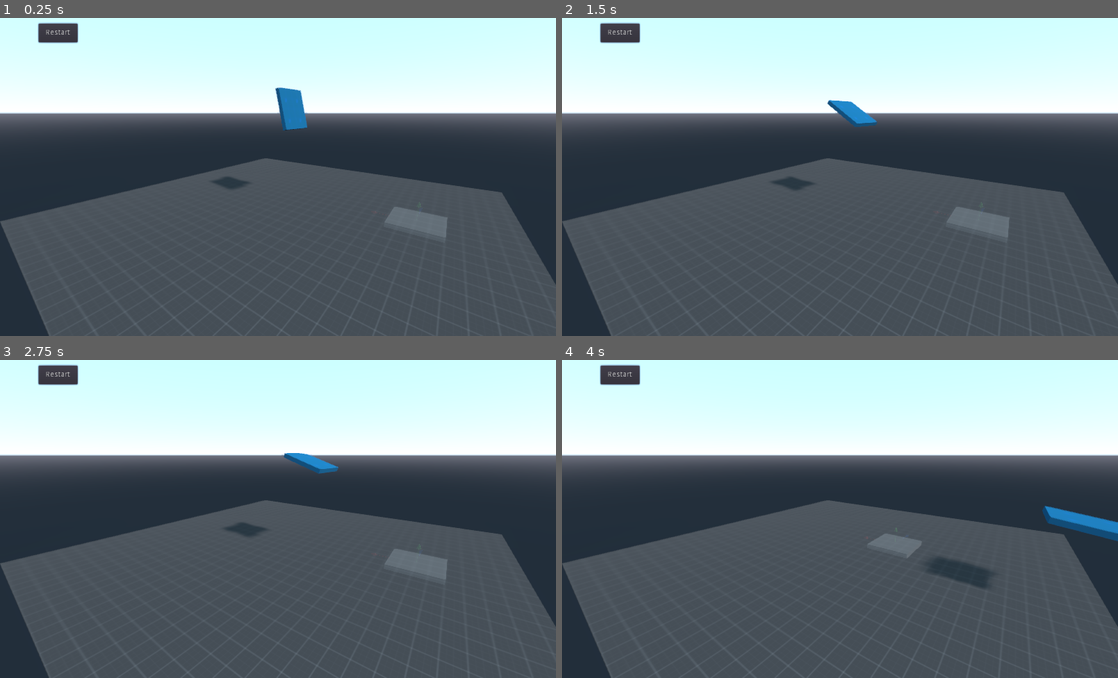
Above: before the commit, frames 1-4 (two rows, left to right).
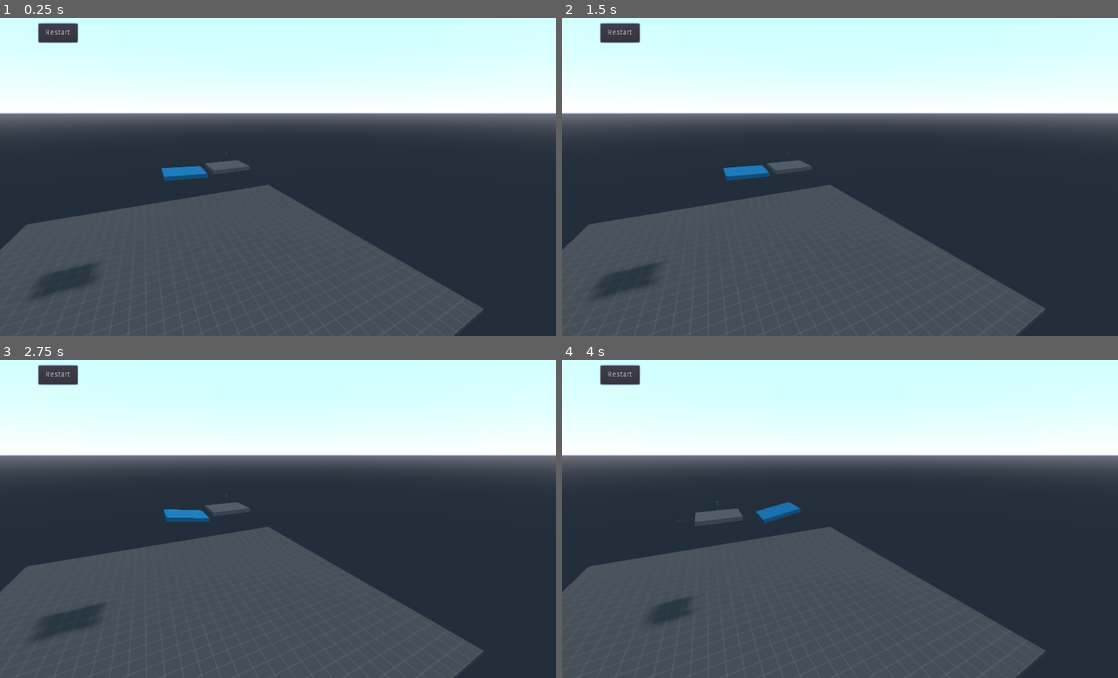
Above: after the commit, the same moments.

Repository: Yash-Pawar-2131/Drone-Simulator
Game: Godot game, scene res://scenes/world_2.tscn
Same seed, same stepped clock (60 frames per second), same inputs: the game is played once before the commit and once after it.
Inputs:
- Up to frame 1 (0.25 s): no input
- Up to frame 2 (1.5 s): click "Restart" at 0.5 s; click "Restart" at 1.25 s
- Up to frame 3 (2.75 s): click "Restart" at 2 s
- Up to frame 4 (4 s): hold Right 2.78-3.53 s; hold Left from 3.53 s (still down)

The runs differ from the first frame. In frame 1, 19% of the frame differs, in the area x 0-100%, y 21-100%; in frame 2, 19%; in frame 3, 19%; in frame 4, 19%.

Commit message:
roll and thrust implemented

Diff:
--- a/scenes/Proto_Drone4.gd
+++ b/scenes/Proto_Drone4.gd
@@ -7,6 +7,15 @@
 const PGAIN = 20
 const DGAIN = 3
 const IGAIN = 2
+
+const PGAIN_R = 3
+const DGAIN_R = 10
+const IGAIN_R = 3
+
+var roll_error : float
+var previous_roll_error : float
+var roll_error_derivative : float
+var roll_error_integral : float
 
 var previous_error : float
 var error : float
@@ -26,6 +35,9 @@
 
 
 func _ready():
+	previous_roll_error = 0.0
+	roll_error_integral = 0.0;
+
 	previous_error = 0.0
 	error_integral = 0.0
 
@@ -43,31 +55,50 @@
 
 func _physics_process(delta):
 
-	roll = desired_drone_state.translation.x - self.translation.x
 
-#	error_derivative = (error - previous_error) / delta
-#	previous_error = error
-#	error_integral = error_integral + error * delta
+	roll_error = (desired_drone_state.translation.x - self.translation.x)
+	roll_error_derivative = (roll_error - previous_roll_error) / delta
+	previous_roll_error = roll_error
+	roll_error_integral = roll_error_integral + roll_error * delta
+
+	error = (desired_drone_state.translation.y - self.translation.y)
+	error_derivative = (error - previous_error) / delta
+	previous_error = error
+	error_integral = error_integral + error * delta
 #
 #	thrust = PGAIN * error + DGAIN * error_derivative + IGAIN * error_integral
 #
-	motorFR = roll
-	motorFL = (-1) * roll
-	motorBR = roll
-	motorBL = (-1) * roll
+#	motorFR = roll
+#	motorFL = (-1) * roll
+#	motorBR = roll
+#	motorBL = (-1) * roll
+
+	roll = (roll_error * PGAIN_R  + roll_error_derivative * DGAIN_R + roll_error_integral * IGAIN_R )* 0.001
+	thrust = error * PGAIN + error_derivative * DGAIN + error_integral * IGAIN
+	print(roll_error)
+	motorFR = thrust +  roll
+	motorFL = thrust - roll
+	motorBR = thrust + roll
+	motorBL = thrust - roll
+	add_force(self.get_transform().basis.y * motorFL * SPEED, $Proto_Drone_Mesh/P1.global_transform.origin - self.global_transform.origin)
+	add_force(self.get_transform().basis.y * motorBL * SPEED, $Proto_Drone_Mesh/P2.global_transform.origin - self.global_transform.origin)
+	add_force(self.get_transform().basis.y * motorBR * SPEED, $Proto_Drone_Mesh/P3.global_transform.origin - self.global_transform.origin)
+	add_force(self.get_transform().basis.y * motorFR * SPEED, $Proto_Drone_Mesh/P4.global_transform.origin - self.global_transform.origin)
+
+
 
 #	print(motorBL)
-	var position = $Proto_Drone_Mesh/P1.global_transform.origin - self.global_transform.origin
+#	var position = $Proto_Drone_Mesh/P1.global_transform.origin - self.global_transform.origin
 #	add_force(self.get_transform().basis.y * motorFL * SPEED, $Proto_Drone_Mesh/P1.get_transform().origin)
 #	add_force(self.get_transform().basis.y * motorBL * SPEED, $Proto_Drone_Mesh/P2.get_transform().origin)
 #	add_force(self.get_transform().basis.y * motorBR * SPEED, $Proto_Drone_Mesh/P3.get_transform().origin)
 #	add_force(self.get_transform().basis.y * motorFR * SPEED, $Proto_Drone_Mesh/P4.get_transform().origin)
-
-	add_force(self.global_transform.basis.y * 10, position)
-#	print((self.get_global_transform().basis.y * 10))
+#	var dir = self.global_transform.basis.y * 10
+#	add_force(dir, position)
+#	print(dir)
 #	print($Proto_Drone_Mesh/P1.global_transform.origin)
 #	print(self.get_global_transform().basis.y * 10)
-	add_force(self.get_transform().basis.y * 10, $Proto_Drone_Mesh/P2.global_transform.origin - self.global_transform.origin)
+#	add_force(self.get_transform().basis.y * 10, $Proto_Drone_Mesh/P2.global_transform.origin - self.global_transform.origin)
 #	add_force(self.get_global_transform().basis.y * (-10), $Proto_Drone_Mesh/P3.get_transform().origin)
 #	add_force(self.global_transform.basis.y * 2, $Proto_Drone_Mesh/P4.global_transform.origin)
 #
--- a/scenes/world_2.tscn
+++ b/scenes/world_2.tscn
@@ -65,8 +65,11 @@
 shape = SubResource( 5 )
 
 [node name="Desired_Drone_State" type="Spatial" parent="."]
-transform = Transform( 1, 0, 0, 0, 0.1, 0, 0, 0, 1, -6.16004, 0.842582, 0 )
+transform = Transform( 1, 0, 0, 0, 0.1, 0, 0, 0, 1, -2.33068, 5.10879, 0 )
 script = ExtResource( 3 )
+__meta__ = {
+"_edit_group_": true
+}
 
 [node name="Desired_Drone_Mesh" type="MeshInstance" parent="Desired_Drone_State"]
 mesh = SubResource( 3 )
@@ -107,7 +110,7 @@
 material/0 = SubResource( 12 )
 
 [node name="Camera" type="Camera" parent="."]
-transform = Transform( -0.804241, 0.150087, -0.575039, -2.20779e-08, 0.967586, 0.252542, 0.594303, 0.203105, -0.778172, -6.77563, 5.13827, -10.2797 )
+transform = Transform( -0.871949, -0.123644, 0.473726, -2.20779e-08, 0.967586, 0.252543, -0.489596, 0.220204, -0.843686, 1.481, 8.085, -12.756 )
 
 [node name="Proto_Drone4" type="RigidBody" parent="."]
 transform = Transform( 1, 0, 0, 0, 1, 0, 0, 0, 1, 0, 5, 0 )
